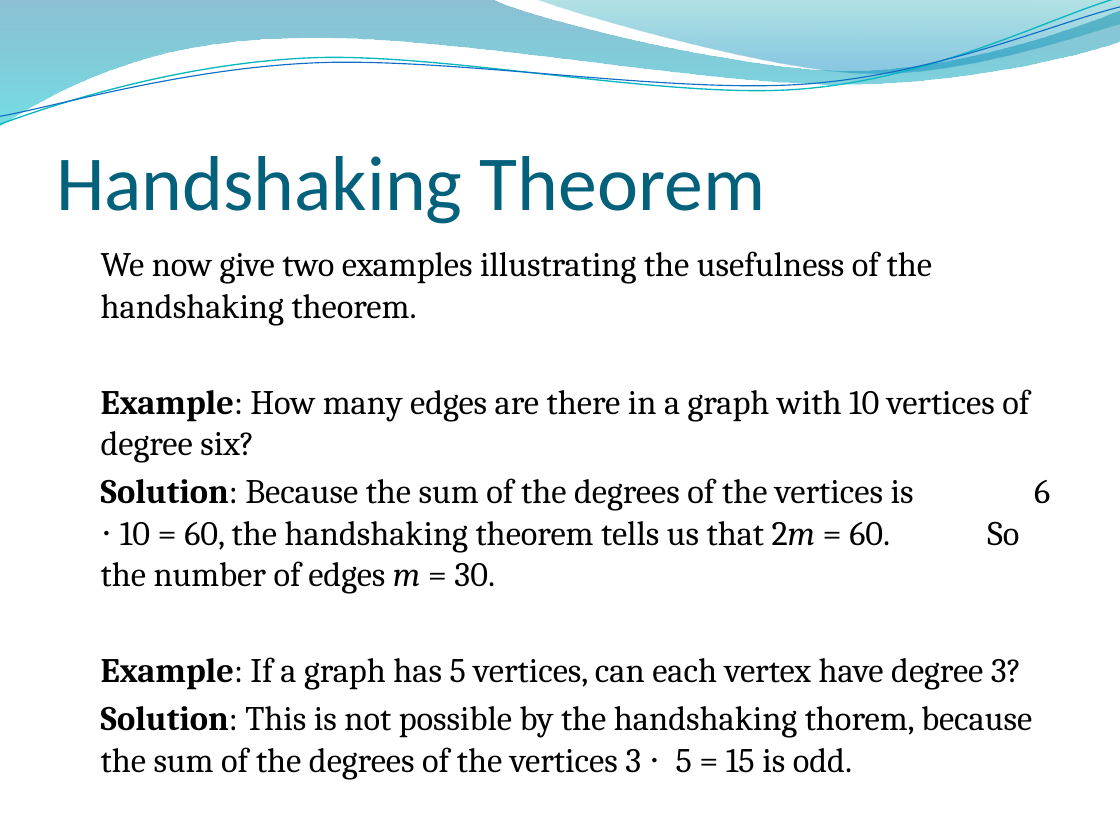
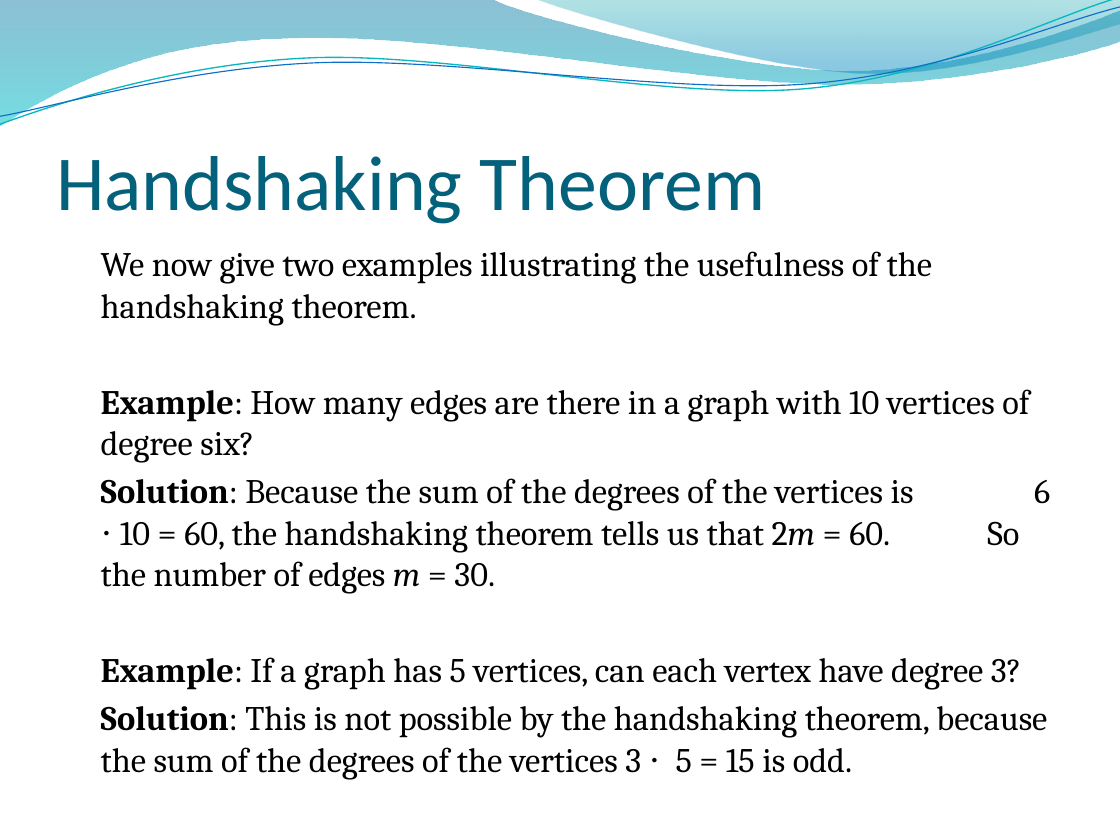
Before and after one commit to lin-chen-GA/lin-chen-GA.github.io, a slide deck: slide 27 of cs2620/slides/cs2620_notes10.pptx (slide 26 before the commit). Drawn at 1120x840 pixels with LibreOffice and Linux fonts; fonts in the diff are those of the drawing; background and template pictures are left out. Boxes give left, top, right and bottom in pixels: in the first picture for what was removed or moved away, otherwise in the second. Text is boxed around its words. In the diff, an @@ line names an element or a change of style, - is before the commit and + after.

```diff
--- a/cs2620/slides/cs2620_notes10.pptx
+++ b/cs2620/slides/cs2620_notes10.pptx
@@ text at bbox=[101, 706, 1047, 780]: text changed @@
-Solution: This is not possible by the handshaking thorem, because the sum of the degrees of the vertices 3 ⋅ 5 = 15 is odd.
+Solution: This is not possible by the handshaking theorem, because the sum of the degrees of the vertices 3 ⋅ 5 = 15 is odd.
```
Also in this commit, not shown: 12 other slides changed, 1 slide added, 3 other files.
